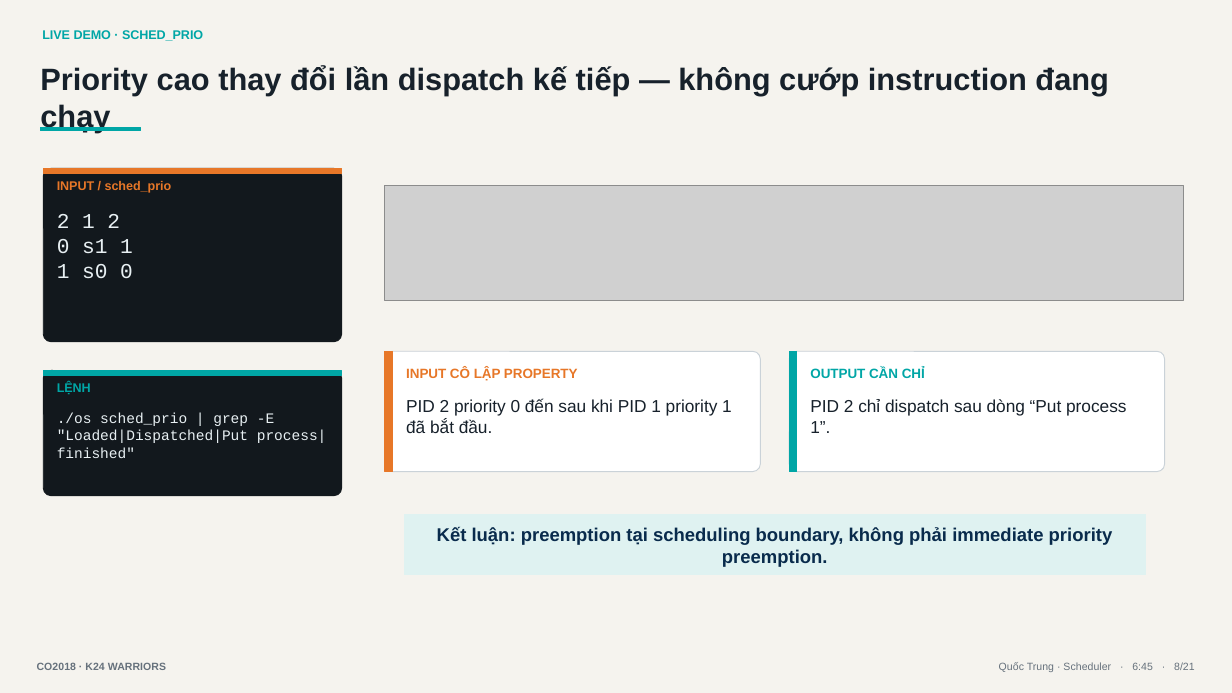
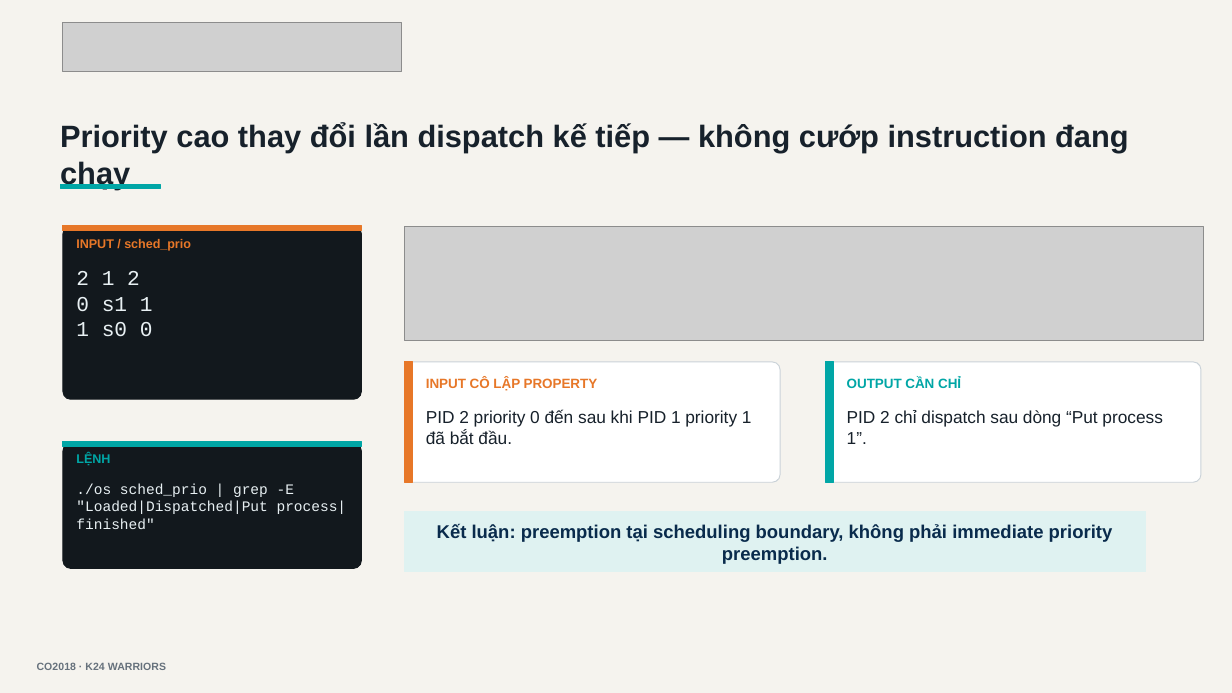
Before and after one commit to tranbaoanh21/os-assignment, a slide deck: slide 6 of os_simulator_demo_slides.pptx. Drawn at 1232x693 pixels with LibreOffice and Linux fonts; fonts in the diff are those of the drawing; grey boxes stand for pictures. Boxes give left, top, right and bottom in pixels: in the first picture for what was removed or moved away, otherwise in the second. Text is boxed around its words. In the diff, an @@ line names an element or a change of style, - is before the commit and + after.

Commit message:
prepare final live demo with paging tests

```diff
--- a/os_simulator_demo_slides.pptx
+++ b/os_simulator_demo_slides.pptx
@@ rectangle removed at (x1=41, y1=23, x2=329, y2=50) @@
-LIVE DEMO · SCHED_PRIO
@@ picture added at (x1=63, y1=22, x2=402, y2=71) @@
@@ 3 rectangles moved together from (x1=41, y1=128, x2=330, y2=333) to (x1=60, y1=185, x2=350, y2=390) @@
@@ 2 rectangles, 1 rounded rectangle moved together from (x1=39, y1=55, x2=1189, y2=342) to (x1=58, y1=114, x2=1209, y2=400) @@
@@ picture moved from (x1=385, y1=186, x2=1185, y2=300) to (x1=405, y1=227, x2=1204, y2=342) @@
@@ 3 rectangles, 1 rounded rectangle moved together from (x1=385, y1=351, x2=761, y2=471) to (x1=405, y1=362, x2=780, y2=482) @@
@@ 3 rectangles, 1 rounded rectangle moved together from (x1=789, y1=351, x2=1165, y2=471) to (x1=826, y1=362, x2=1202, y2=482) @@
@@ 3 rectangles moved together from (x1=43, y1=371, x2=342, y2=486) to (x1=63, y1=442, x2=361, y2=557) @@
@@ rounded rectangle moved from (x1=43, y1=371, x2=342, y2=495) to (x1=63, y1=444, x2=361, y2=568) @@
@@ rectangle removed at (x1=818, y1=658, x2=1197, y2=679) @@
-Quốc Trung · Scheduler · 6:45 · 8/21
```
Also in this commit, not shown: 16 other slides changed, 3 slides added, 1 slide removed, 14 other files.
